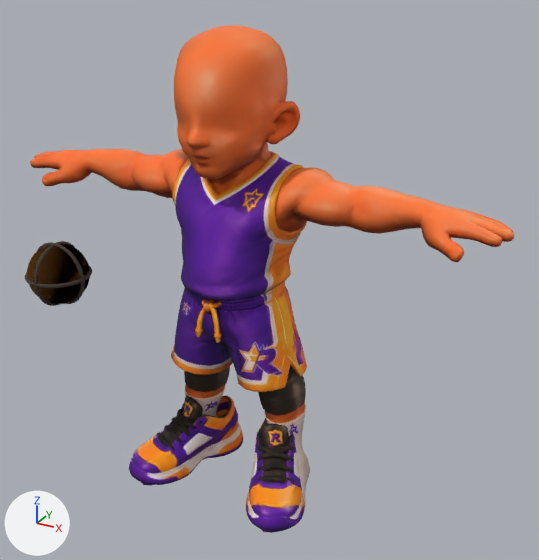
Two versions of the glTF model public/models/player_rigged.glb, one commit apart.
One viewpoint serves both versions: a camera (50 mm lens) standing at (0.681, -1.097, 1.007) and looking at (0.085, -0.014, 0.466). The lights are fixed; the arrows at lower left show +X, +Y and +Z. The first picture is the older version. Vertices at exactly the same position are counted once.

The older version as bpy lines, for what is in view:
```python
me_basketball = bpy.data.meshes.new('basketball')
me_basketball.from_pydata(...)  # 1264 vertices, 2472 faces; spans x -0.0593..0.0593, y -0.0593..0.0593, z -0.0593..0.0593
# faces by material slot: [744, 1728]
me_basketball.materials.append(mat_ball)  # orange #eda250
me_basketball.materials.append(mat_ballseam)  # brown #3f3027
me_player = bpy.data.meshes.new('player')
me_player.from_pydata(...)  # 7074 vertices, 13944 faces; spans x -0.492..0.492, y -0.15..0.112, z 0.0..0.896
me_player.materials.append(mat_player)  # picture img_image_0
ob_basketball = bpy.data.objects.new('basketball', me_basketball)
ob_basketball.location = (-0.25, -0.192, 0.476)
ob_basketball.rotation_euler = (-0.0000476, 0.000475, 0.0)  # degrees (0, 0, 0)
ob_player_mesh = bpy.data.objects.new('player_mesh', me_player)
ob_player_mesh.location = (0.0, 0.0, 0.0)
```
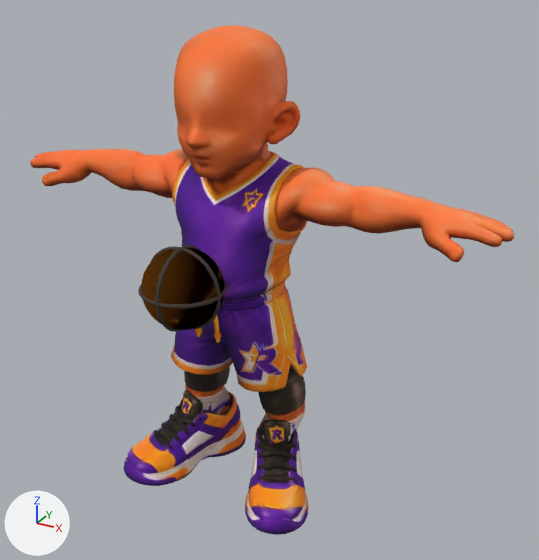
Boxes [x1, y1, x2, y2] around the edits, measured in the pictures (539 x 560 px; the box of a moved part takes in the faces that stretch with it):
```json
{"object": "player_mesh", "change": "reshaped", "before": [30, 25, 514, 533], "after": [30, 25, 514, 535]}
{"object": "basketball", "change": "reshaped, moved", "before": [25, 241, 92, 306], "after": [138, 245, 227, 332], "on screen": "32% wider, 33% taller"}
{"part": 1, "of": "me_player", "change": "moved or reshaped", "before": [129, 385, 310, 533], "after": [124, 385, 308, 535]}
{"part": 2, "of": "me_basketball", "change": "moved or reshaped", "before": [27, 244, 90, 304], "after": [141, 248, 224, 330]}
{"part": 3, "of": "me_basketball", "change": "moved or reshaped", "before": [25, 241, 92, 306], "after": [138, 245, 227, 332]}
```

Scene script edits in JSON lines:
```json
{"block": "me_player", "where": "# used by ob_player_mesh; location = (0.0, 0.0, 0.0)"}
{"op": "remove", "block": "me_player", "code": "me_player.from_pydata(...)  # 7074 vertices, 13944 faces; spans x -0.492..0.492, y -0.15..0.112, z 0.0..0.896"}
{"op": "add", "block": "me_player", "code": "me_player.from_pydata(...)  # 7044 vertices, 13885 faces; spans x -0.492..0.492, y -0.157..0.112, z 0.012..0.896"}
{"block": "me_player", "change": "me_player part 1: 374 vertices moved from x -0.189..0.177, y -0.112..0.09, z 0.001..0.167 to x -0.18..0.174, y -0.081..0.076, z 0.014..0.168; 2248 vertices removed from x -0.194..0.194, y -0.15..0.093, z 0.0..0.164; 2218 vertices added at x -0.204..0.204, y -0.157..0.1, z 0.012..0.172"}
{"block": "me_basketball", "where": "# used by ob_basketball; location = (-0.25, -0.192, 0.476); rotation_euler = (-0.0000476, 0.000475, 0.0), in degrees (0, 0, 0)"}
{"op": "remove", "block": "me_basketball", "code": "me_basketball.from_pydata(...)  # 1264 vertices, 2472 faces; spans x -0.0593..0.0593, y -0.0593..0.0593, z -0.0593..0.0593"}
{"op": "add", "block": "me_basketball", "code": "me_basketball.from_pydata(...)  # 1264 vertices, 2472 faces; spans x -0.0743..0.0743, y -0.0743..0.0743, z -0.0743..0.0743"}
{"block": "me_basketball", "change": "me_basketball part 2: the loose piece of 401 vertices spanning x -0.055..0.055, y -0.055..0.055, z -0.055..0.055 is multiplied about its middle by the matrix ((1.273, 0.0, 0.0), (0.0, 1.273, 0.0), (0.0, 0.0, 1.273))"}
{"block": "me_basketball", "change": "me_basketball part 3: 863 of 1264 vertices moved; they spanned x -0.0593..0.0593, y -0.0593..0.0593, z -0.0593..0.0593 and now span x -0.0743..0.0743, y -0.0743..0.0743, z -0.0743..0.0743; mean shift (0.0, 0.0, 0.0); largest move (0.0, 0.0588, 0.0077) -> (0.0, 0.0737, 0.0097)"}
{"op": "set", "path": "ob_basketball.location", "old": "(-0.25, -0.192, 0.476)", "new": "(0.001, -0.162, 0.489)"}
```
